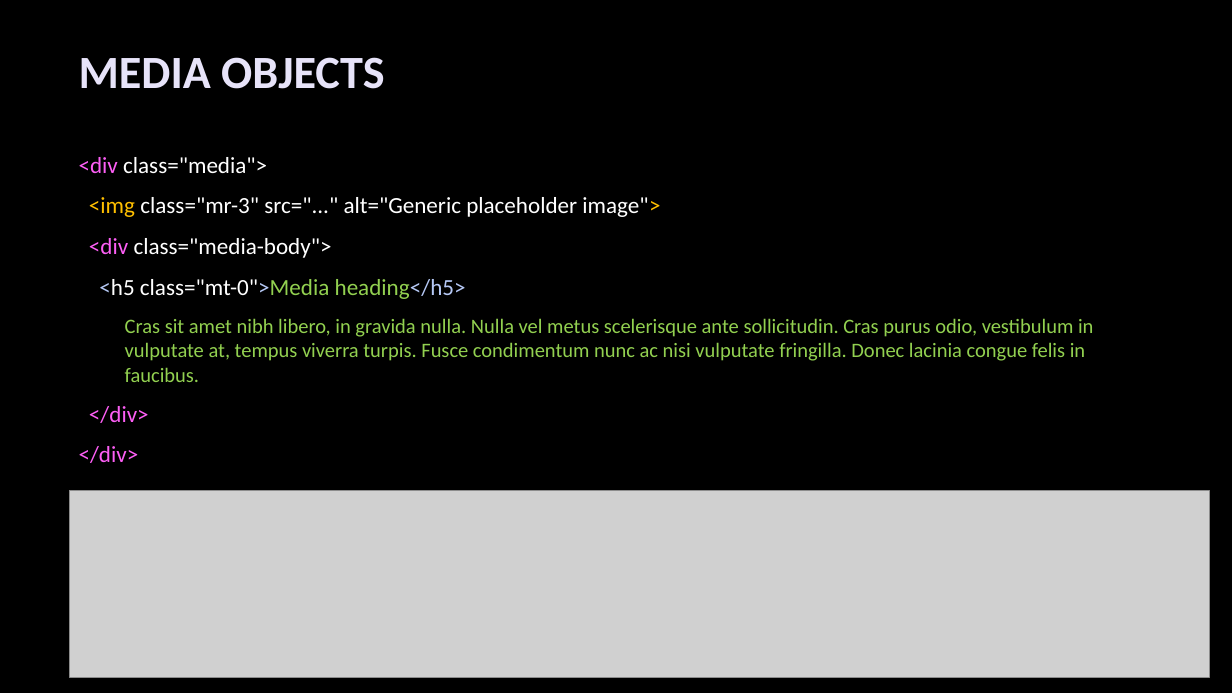
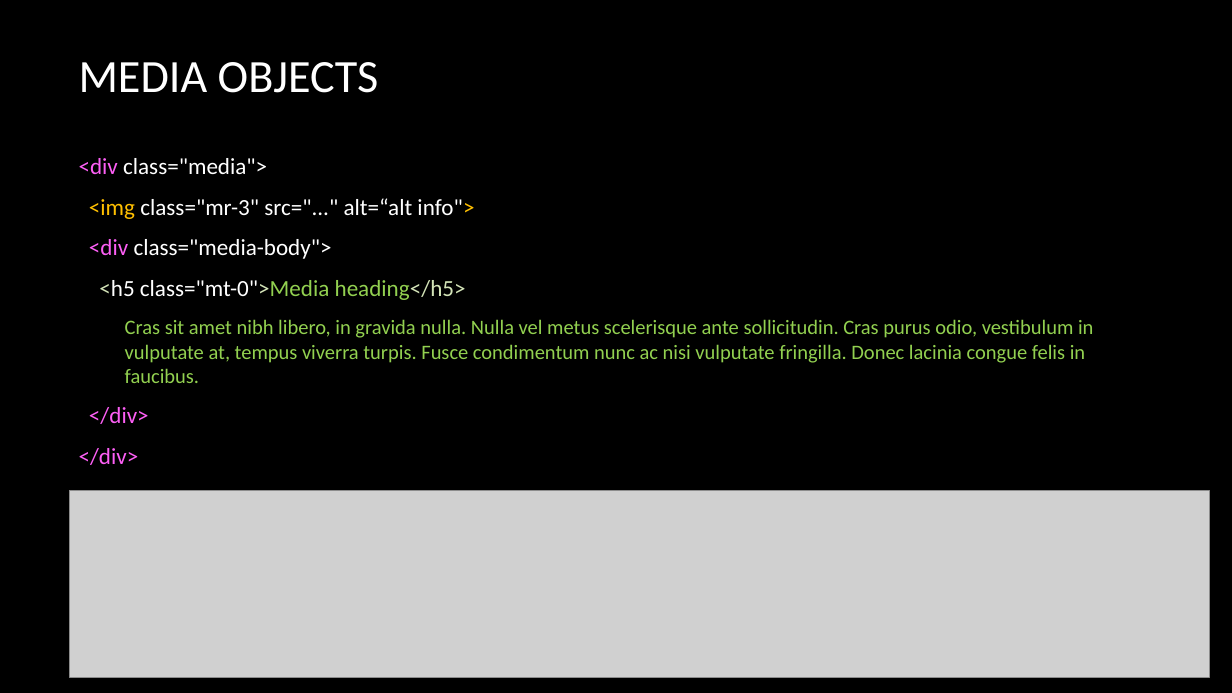
Before and after one commit to deepavn/bootstrap4, a slide deck: slide 19 of material/Bootstrap_Layout.pptx (slide 8 before the commit). Drawn at 1232x693 pixels with LibreOffice and Linux fonts; fonts in the diff are those of the drawing; grey boxes stand for pictures; background and template pictures are left out. Boxes give left, top, right and bottom in pixels: in the first picture for what was removed or moved away, otherwise in the second. Text is boxed around its words. In the diff, an @@ line names an element or a change of style, - is before the commit and + after.

```diff
--- a/material/Bootstrap_Layout.pptx
+++ b/material/Bootstrap_Layout.pptx
@@ title "MEDIA OBJECTS" at (x1=79, y1=62, x2=379, y2=93): text colour #E7E3F9 to #FFFFFF, bold off @@
@@ text at (x1=89, y1=198, x2=474, y2=219): text changed @@
-<img class="mr-3" src="..." alt="Generic placeholder image">
+<img class="mr-3" src="..." alt=“alt info">
@@ text at (x1=99, y1=280, x2=466, y2=300): text colour #B5C8F5 to #D3E3B7 in "<h5 class="mt-0">Media heading</h5>" @@
```
Also in this commit, not shown: 5 other slides changed, 28 slides added, 2 slides removed, 2 other files.
